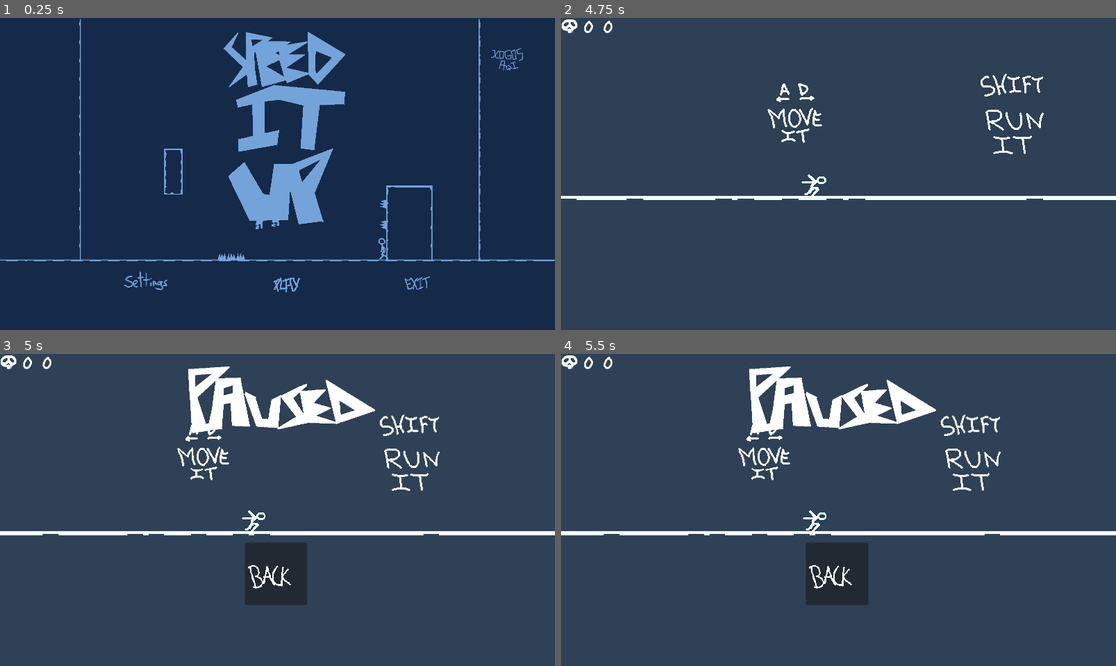
Above: before the commit, frames 1-4 (two rows, left to right).
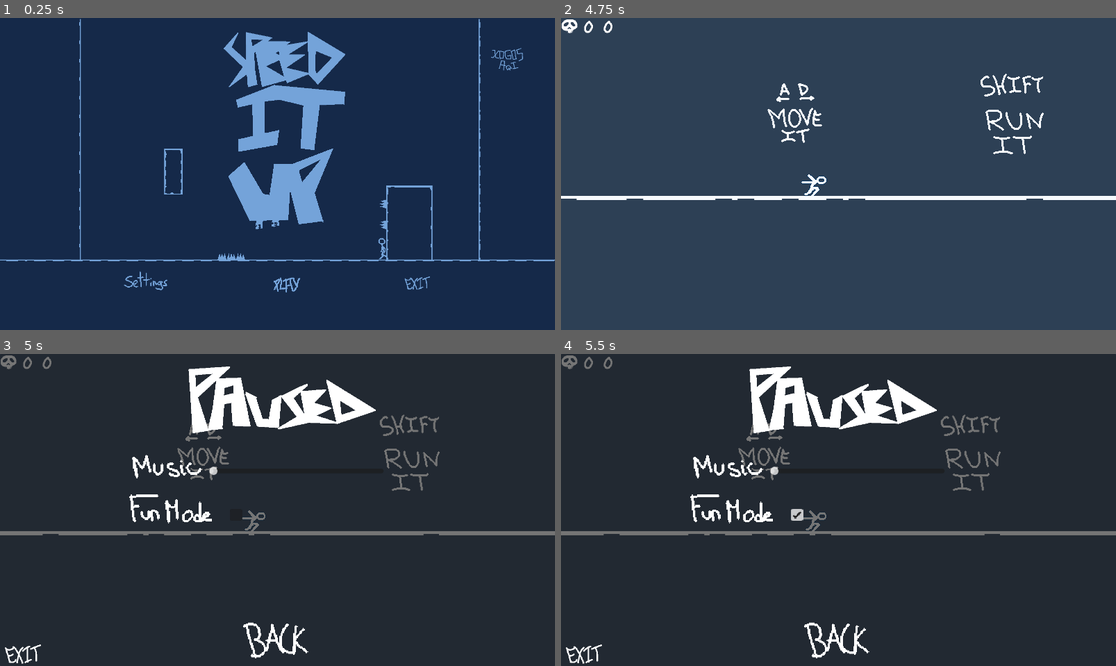
Above: after the commit, the same moments.

Repository: OliverMiguez/Speed-It-Up
Game: Godot game, scene res://Escenas/Menu/Menu_inicio.tscn
Same seed, same stepped clock (60 frames per second), same inputs: the game is played once before the commit and once after it. Sound files missing from this copy of the repository are replaced by a short silence.
Inputs (mouse positions are in pixels of both pictures, inside the frame that each line leads up to):
- Up to frame 1 (0.25 s): no input
- Up to frame 2 (4.75 s): click (849, 286) at 0.5 s; move the mouse to (960, 158) at 1.27 s; hold Shift (Shift) 1.28-2.03 s; hold D (Derecha) 1.28-2.78 s; tap Space (Saltar) at 1.52, 2.27, 3.77, 4.52 s; move the mouse to (727, 189) at 2.02 s; tap Shift (Shift) at 2.1, 3.6 s; move the mouse to (894, 105) at 2.77 s; hold A (Izquierda) 2.78-3.53 s; hold Shift (Shift) 2.78-3.53 s; move the mouse to (810, 236) at 3.52 s; hold D (Derecha) from 3.53 s (still down); move the mouse to (1005, 220) at 4.27 s; hold Shift (Shift) from 4.28 s (still down)
- Up to frame 3 (5 s): keep holding D (Derecha); keep holding Shift (Shift); tap Escape (ui_cancel) at 4.9 s
- Up to frame 4 (5.5 s): release D (Derecha) at 5 s; release Shift (Shift) at 5 s; click (799, 516) at 5.02 s

Frames 1-2 are identical in both runs. In frame 3, 95% of the frame differs, in the area x 0-100%, y 0-100%; in frame 4, 95%.

Commit message:
Bug & Fix, menu de pausa ya funciona en todas las escenas, version v0.2, falta ajustar sus botones y decorarlo

Diff:
--- a/Escenas/Menu/Pausa.tscn
+++ b/Escenas/Menu/Pausa.tscn
@@ -1,45 +1,94 @@
 [gd_scene format=3 uid="uid://cjrjhod3bwuy5"]
 
 [ext_resource type="Script" uid="uid://dm5o5dkup0sai" path="res://Scripts/Niveles/pausa.gd" id="1_s3sgt"]
-[ext_resource type="Texture2D" uid="uid://dtwvtihuwposo" path="res://Arte/Textos/BACK.png" id="2_1rxft"]
 [ext_resource type="Texture2D" uid="uid://bm7rp2aon0ivc" path="res://Arte/Textos/Paused.png" id="3_rotsp"]
+[ext_resource type="Texture2D" uid="uid://dtwvtihuwposo" path="res://Arte/Textos/BACK.png" id="4_2nkob"]
 [ext_resource type="Texture2D" uid="uid://ct17jrnam11c5" path="res://Arte/Textos/pausa2.png" id="4_wmgvh"]
+[ext_resource type="Texture2D" uid="uid://cocm7f0t764q3" path="res://Arte/Textos/Exit.png" id="5_f5ec0"]
+[ext_resource type="Texture2D" uid="uid://dej3g5k6nla6m" path="res://Arte/Textos/MUSIC.png" id="5_mca6r"]
+[ext_resource type="AudioStream" uid="uid://nk2vyh7leh51" path="res://Musica/algo que experimento.wav" id="5_vw2ie"]
+[ext_resource type="Texture2D" uid="uid://b7a55k18gfk02" path="res://Arte/Textos/FUN MODE.png" id="6_ikuy6"]
 
-[node name="Pausa" type="Control" unique_id=308961913]
-layout_mode = 3
+[node name="Pausa" type="CanvasLayer" unique_id=46817911]
+process_mode = 3
+layer = 100
+script = ExtResource("1_s3sgt")
+
+[node name="Panel" type="Panel" parent="." unique_id=267365770]
+process_mode = 3
 anchors_preset = 15
 anchor_right = 1.0
 anchor_bottom = 1.0
 grow_horizontal = 2
 grow_vertical = 2
-script = ExtResource("1_s3sgt")
 
-[node name="CanvasLayer" type="CanvasLayer" parent="." unique_id=1355887484]
+[node name="Music" type="Sprite2D" parent="Panel" unique_id=1946195957]
+position = Vector2(589, 370)
+scale = Vector2(3, 3)
+texture = ExtResource("5_mca6r")
 
-[node name="Back" type="Button" parent="CanvasLayer" unique_id=971933867]
-offset_left = 847.0
-offset_top = 653.0
-offset_right = 955.0
-offset_bottom = 761.0
+[node name="FunModes" type="Sprite2D" parent="Panel" unique_id=1859175459]
+position = Vector2(582, 511)
+scale = Vector2(3, 3)
+texture = ExtResource("6_ikuy6")
+
+[node name="HSlider" type="HSlider" parent="Panel" unique_id=2022665585]
+layout_mode = 0
+offset_left = 723.0
+offset_top = 389.0
+offset_right = 1025.5
+offset_bottom = 405.0
 scale = Vector2(2, 2)
-icon = ExtResource("2_1rxft")
 
-[node name="HBoxContainer" type="HBoxContainer" parent="CanvasLayer" unique_id=264303469]
-offset_left = 54.0
+[node name="FunMode" type="CheckBox" parent="Panel" unique_id=877246291]
+layout_mode = 0
+offset_left = 781.0
+offset_top = 521.0
+offset_right = 805.0
+offset_bottom = 545.0
+scale = Vector2(3, 3)
+
+[node name="BackGame" type="Button" parent="Panel" unique_id=470315161]
+layout_mode = 0
+offset_left = 826.0
+offset_top = 813.0
+offset_right = 934.0
+offset_bottom = 921.0
+scale = Vector2(3, 3)
+icon = ExtResource("4_2nkob")
+flat = true
+
+[node name="Menu" type="Button" parent="Panel" unique_id=156526611]
+layout_mode = 0
+offset_top = 952.0
+offset_right = 334.0
+offset_bottom = 1160.0
+icon = ExtResource("5_f5ec0")
+flat = true
+
+[node name="MusicaPausa" type="AudioStreamPlayer" parent="." unique_id=797069478]
+stream = ExtResource("5_vw2ie")
+volume_db = -9.37
+pitch_scale = 0.62
+
+[node name="HBoxContainer" type="HBoxContainer" parent="." unique_id=264303469]
+process_mode = 3
+offset_left = 56.0
 offset_top = -3.0
-offset_right = 54.0
+offset_right = 56.0
 offset_bottom = -3.0
 alignment = 1
 
-[node name="Paused" type="Sprite2D" parent="CanvasLayer/HBoxContainer" unique_id=702859562]
+[node name="Paused" type="Sprite2D" parent="HBoxContainer" unique_id=702859562]
 position = Vector2(1005, 245)
 scale = Vector2(0.5, 0.5)
 texture = ExtResource("3_rotsp")
 
-[node name="Pausa2" type="Sprite2D" parent="CanvasLayer/HBoxContainer" unique_id=164893185]
+[node name="Pausa2" type="Sprite2D" parent="HBoxContainer" unique_id=164893185]
 visible = false
 position = Vector2(920, 181)
 scale = Vector2(0.6, 0.6)
 texture = ExtResource("4_wmgvh")
 
-[connection signal="pressed" from="CanvasLayer/Back" to="." method="_on_back_pressed"]
+[connection signal="changed" from="Panel/HSlider" to="." method="_on_h_slider_changed"]
+[connection signal="toggled" from="Panel/FunMode" to="." method="_on_fun_mode_toggled"]
--- a/Scripts/Niveles/pausa.gd
+++ b/Scripts/Niveles/pausa.gd
@@ -1,31 +1,42 @@
-extends Control
+extends CanvasLayer
 class_name pausa
 
-@onready var canvas_layer: CanvasLayer = $CanvasLayer
+@onready var musica_pausa: AudioStreamPlayer = $MusicaPausa
 
 func _ready() -> void:
-	# El menú empieza oculto y funcional a pesar de pausas
+	# El menú empieza oculto
 	visible = false
-	canvas_layer.visible = false
-	process_mode = Node.PROCESS_MODE_ALWAYS # Evita que se congele cuando se hace pause
+	process_mode = Node.PROCESS_MODE_ALWAYS
+
+	# Bucle de seguridad: Fuerza a TODOS los elementos hijos (sliders, botones, paneles)
+	# a estar activos incluso cuando el juego está pausado.
+	for hijo in get_children():
+		hijo.process_mode = Node.PROCESS_MODE_ALWAYS
 
 func _input(event: InputEvent) -> void:
-	# Detecta la acción de escapar (tecla ESC por defecto)
 	if event.is_action_pressed("ui_cancel"):
-		var visible_botones = canvas_layer.visible
-		visible_botones = not visible_botones
 		alternar_pausa()
 
-# Pausa/Despausa si se presiona ESC
 func alternar_pausa() -> void:
-	var esta_pausado = get_tree().paused	# Crea una variable temporal que recoge true/false segun el estado del juego
-	get_tree().paused = not esta_pausado	# Si pausa = true => pausa = false y asi al revés también
-	#visible = not visible					# Si los objetos no son visibles los hace visible y asi al revés también
-	canvas_layer.visible = not canvas_layer.visible
+	var esta_pausado = get_tree().paused
+	get_tree().paused = not esta_pausado
 
-#Despausa el juego si se presiona BACK
-func _on_back_pressed() -> void:
-	var esta_pausado = get_tree().paused # crea una variable temporal que recoge true/false segun el estado del juegio
-	get_tree().paused = not esta_pausado
-	#visible = not visible
-	canvas_layer.visible = not canvas_layer.visible
+	visible = not visible
+
+	if visible:
+		musica_pausa.play()
+	else:
+		musica_pausa.stop()
+
+func _on_fun_mode_toggled(activado: bool) -> void:
+	Configuracion.fun_mode_activo = activado
+	print("--- FUN MODE / EFECTOS VISUALES:", activado, "---")
+
+func _on_h_slider_changed(nuevo_valor: float) -> void:
+	Configuracion.volumen_general = nuevo_valor
+	var bus_index = AudioServer.get_bus_index("Master")
+	if nuevo_valor <= 0.001:
+		AudioServer.set_bus_mute(bus_index, true)
+	else:
+		AudioServer.set_bus_mute(bus_index, false)
+		AudioServer.set_bus_volume_db(bus_index, linear_to_db(nuevo_valor))
Binary file added: Arte/Textos/pausa.ase
Not shown, added: Musica/EFETOS/Sonido Muerte Speed RUn.wav.import
Not shown, added: Musica/EFETOS/Sonido Muerte Speed RUn.wav
